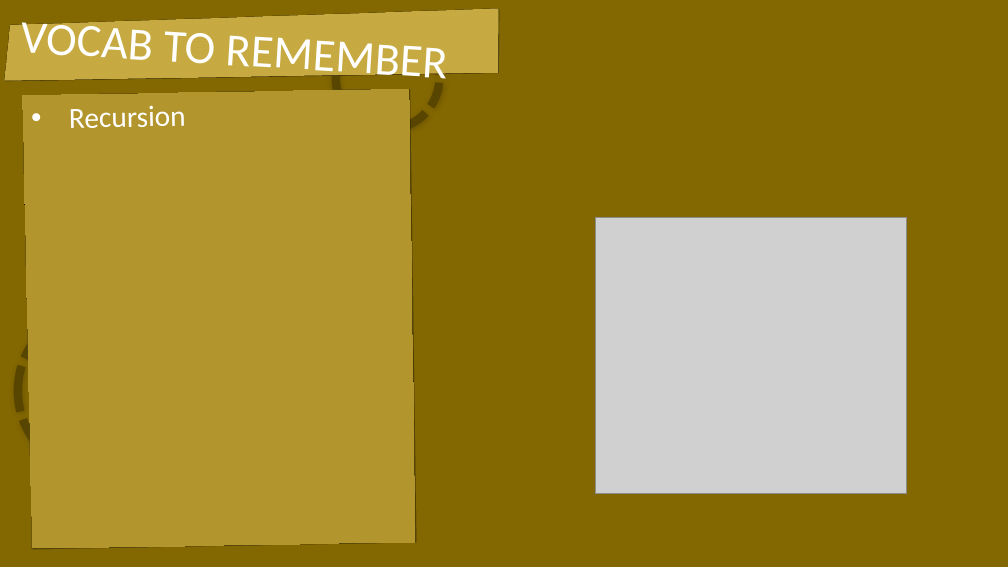
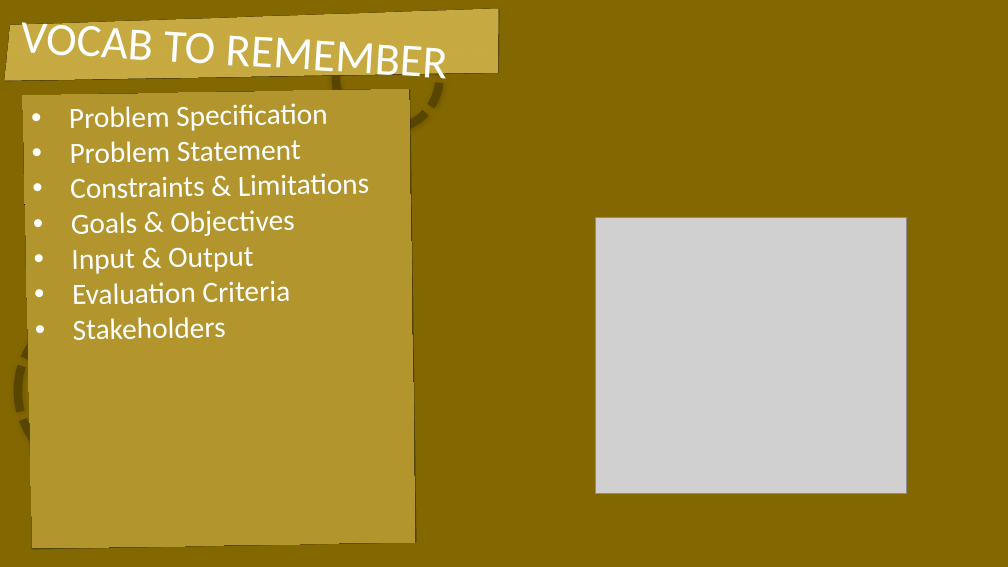
Before and after one commit to JAEOStudios/DP-Computer-Science, a slide deck: slide 27 of Lessons/Lesson B1-1 - Problem Specification.pptx. Drawn at 1008x567 pixels with LibreOffice and Linux fonts; fonts in the diff are those of the drawing; grey boxes stand for pictures. Boxes give left, top, right and bottom in pixels: in the first picture for what was removed or moved away, otherwise in the second. Text is boxed around its words. In the diff, an @@ line names an element or a change of style, - is before the commit and + after.

```diff
--- a/Lessons/Lesson B1-1 - Problem Specification.pptx
+++ b/Lessons/Lesson B1-1 - Problem Specification.pptx
@@ text in rectangle at [69,103,369,340]: text changed @@
-• Recursion
+• Problem Specification
+• Problem Statement
+• Constraints & Limitations
+• Goals & Objectives
+• Input & Output
+• Evaluation Criteria
+• Stakeholders
```
Also in this commit, not shown: 1 other slide changed, 3 other files.
